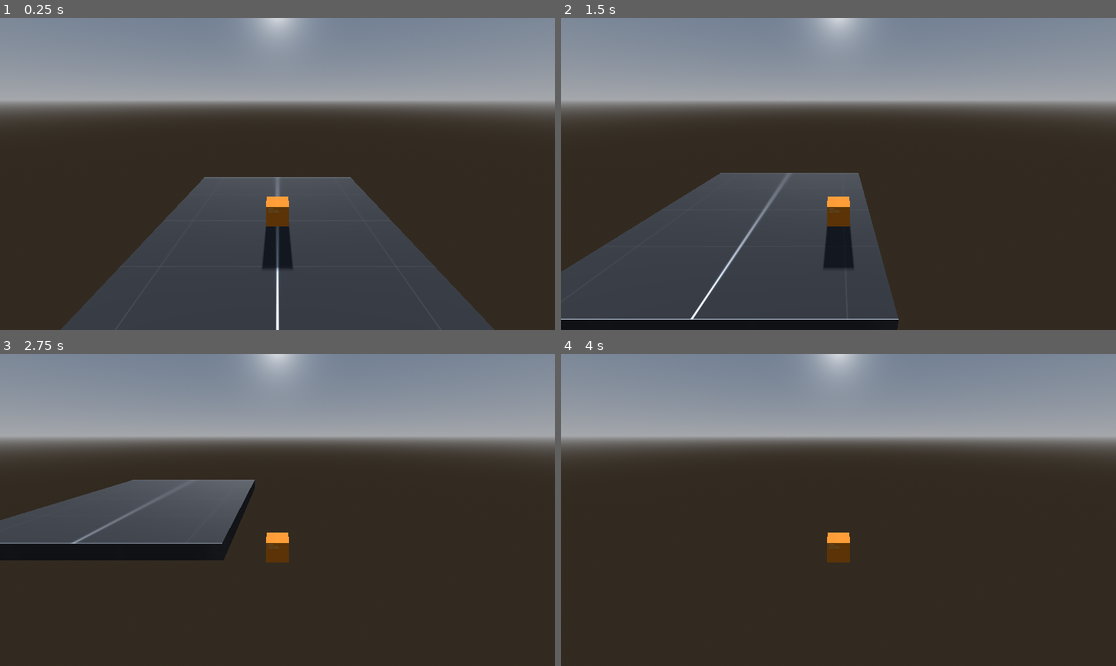
Above: before the commit, frames 1-4 (two rows, left to right).
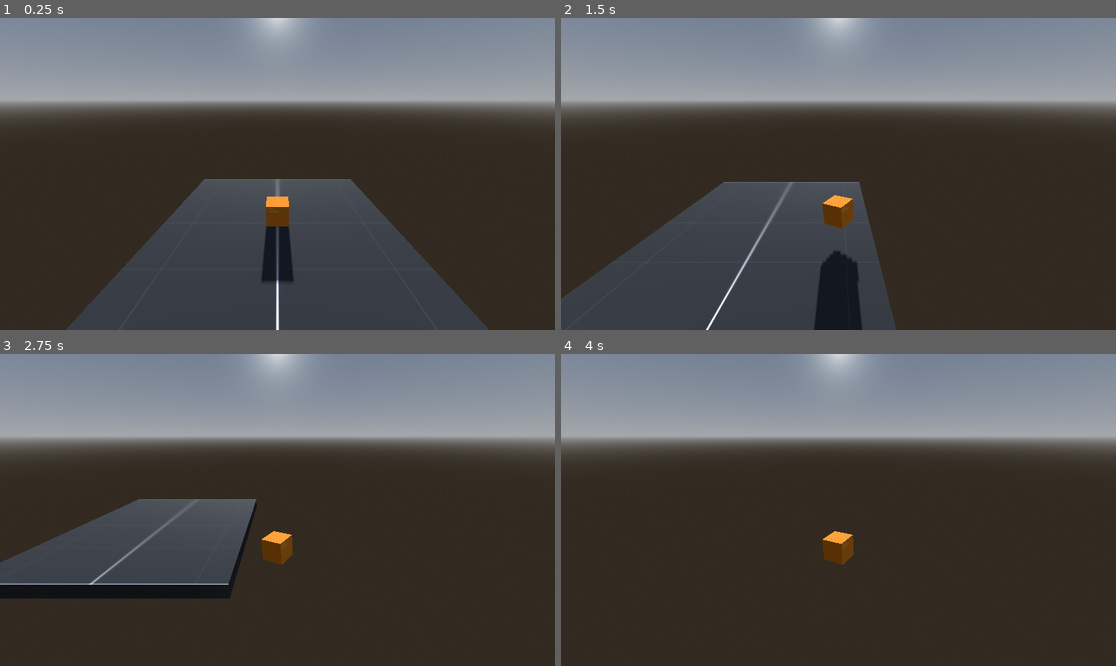
Above: after the commit, the same moments.

Repository: anqilique/2024-GameDev-Internal-Public
Game: Godot game, scene res://scenes/main.tscn
The game is run twice, just before and just after one commit, with the same random seed, the same clock (stepped at 60 frames per second) and the same inputs.
Inputs (mouse positions are in pixels of both pictures, inside the frame that each line leads up to):
- Up to frame 1 (0.25 s): no input
- Up to frame 2 (1.5 s): tap Enter (ui_accept) at 0.5, 0.6, 0.77, 1.07, 1.35 s; move the mouse to (960, 158) at 0.52 s; hold Right (ui_right) 0.53-1.28 s; move the mouse to (727, 189) at 1.27 s; hold Down (ui_down) from 1.28 s (still down)
- Up to frame 3 (2.75 s): tap Enter (ui_accept) at 1.52, 1.82, 2.1 s; move the mouse to (333, 441) at 2.02 s; release Down (ui_down) at 2.03 s; hold Right (ui_right) from 2.03 s (still down)
- Up to frame 4 (4 s): move the mouse to (810, 572) at 2.77 s; release Right (ui_right) at 2.78 s; hold Up (ui_up) 2.78-3.53 s; tap Enter (ui_accept) at 2.85, 3.02, 3.32, 3.6, 3.77 s; move the mouse to (1005, 556) at 3.52 s; hold Left (ui_left) from 3.53 s (still down)

The runs differ from the first frame. In frame 1, 1.0% of the frame differs, in the area x 10-90%, y 51-100%; in frame 2, 7.0%; in frame 3, 12%, in the area x 0-53%, y 40-79%; in frame 4, 0.2%.

Commit message:
Look at Mouse and State Machine
Fixed up the code to make player look at the mouse. Created the state machine, new states for idle and movement.

Diff:
--- a/project.godot
+++ b/project.godot
@@ -15,3 +15,39 @@
 run/main_scene="res://scenes/main.tscn"
 config/features=PackedStringArray("4.2", "Forward Plus")
 config/icon="res://icon.svg"
+
+[input]
+
+ui_left={
+"deadzone": 0.5,
+"events": [Object(InputEventKey,"resource_local_to_scene":false,"resource_name":"","device":0,"window_id":0,"alt_pressed":false,"shift_pressed":false,"ctrl_pressed":false,"meta_pressed":false,"pressed":false,"keycode":4194319,"physical_keycode":0,"key_label":0,"unicode":0,"echo":false,"script":null)
+, Object(InputEventJoypadButton,"resource_local_to_scene":false,"resource_name":"","device":0,"button_index":13,"pressure":0.0,"pressed":false,"script":null)
+, Object(InputEventJoypadMotion,"resource_local_to_scene":false,"resource_name":"","device":0,"axis":0,"axis_value":-1.0,"script":null)
+, Object(InputEventKey,"resource_local_to_scene":false,"resource_name":"","device":-1,"window_id":0,"alt_pressed":false,"shift_pressed":false,"ctrl_pressed":false,"meta_pressed":false,"pressed":false,"keycode":0,"physical_keycode":65,"key_label":0,"unicode":97,"echo":false,"script":null)
+]
+}
+ui_right={
+"deadzone": 0.5,
+"events": [Object(InputEventKey,"resource_local_to_scene":false,"resource_name":"","device":0,"window_id":0,"alt_pressed":false,"shift_pressed":false,"ctrl_pressed":false,"meta_pressed":false,"pressed":false,"keycode":4194321,"physical_keycode":0,"key_label":0,"unicode":0,"echo":false,"script":null)
+, Object(InputEventJoypadButton,"resource_local_to_scene":false,"resource_name":"","device":0,"button_index":14,"pressure":0.0,"pressed":false,"script":null)
+, Object(InputEventJoypadMotion,"resource_local_to_scene":false,"resource_name":"","device":0,"axis":0,"axis_value":1.0,"script":null)
+, Object(InputEventKey,"resource_local_to_scene":false,"resource_name":"","device":-1,"window_id":0,"alt_pressed":false,"shift_pressed":false,"ctrl_pressed":false,"meta_pressed":false,"pressed":false,"keycode":0,"physical_keycode":4194321,"key_label":0,"unicode":0,"echo":false,"script":null)
+, Object(InputEventKey,"resource_local_to_scene":false,"resource_name":"","device":-1,"window_id":0,"alt_pressed":false,"shift_pressed":false,"ctrl_pressed":false,"meta_pressed":false,"pressed":false,"keycode":0,"physical_keycode":68,"key_label":0,"unicode":100,"echo":false,"script":null)
+]
+}
+ui_up={
+"deadzone": 0.5,
+"events": [Object(InputEventKey,"resource_local_to_scene":false,"resource_name":"","device":0,"window_id":0,"alt_pressed":false,"shift_pressed":false,"ctrl_pressed":false,"meta_pressed":false,"pressed":false,"keycode":4194320,"physical_keycode":0,"key_label":0,"unicode":0,"echo":false,"script":null)
+, Object(InputEventJoypadButton,"resource_local_to_scene":false,"resource_name":"","device":0,"button_index":11,"pressure":0.0,"pressed":false,"script":null)
+, Object(InputEventJoypadMotion,"resource_local_to_scene":false,"resource_name":"","device":0,"axis":1,"axis_value":-1.0,"script":null)
+, Object(InputEventKey,"resource_local_to_scene":false,"resource_name":"","device":-1,"window_id":0,"alt_pressed":false,"shift_pressed":false,"ctrl_pressed":false,"meta_pressed":false,"pressed":false,"keycode":0,"physical_keycode":87,"key_label":0,"unicode":119,"echo":false,"script":null)
+]
+}
+ui_down={
+"deadzone": 0.5,
+"events": [Object(InputEventKey,"resource_local_to_scene":false,"resource_name":"","device":0,"window_id":0,"alt_pressed":false,"shift_pressed":false,"ctrl_pressed":false,"meta_pressed":false,"pressed":false,"keycode":4194322,"physical_keycode":0,"key_label":0,"unicode":0,"echo":false,"script":null)
+, Object(InputEventJoypadButton,"resource_local_to_scene":false,"resource_name":"","device":0,"button_index":12,"pressure":0.0,"pressed":false,"script":null)
+, Object(InputEventJoypadMotion,"resource_local_to_scene":false,"resource_name":"","device":0,"axis":1,"axis_value":1.0,"script":null)
+, Object(InputEventKey,"resource_local_to_scene":false,"resource_name":"","device":-1,"window_id":0,"alt_pressed":false,"shift_pressed":false,"ctrl_pressed":false,"meta_pressed":false,"pressed":false,"keycode":0,"physical_keycode":83,"key_label":0,"unicode":115,"echo":false,"script":null)
+]
+}
--- a/scenes/player.tscn
+++ b/scenes/player.tscn
@@ -1,7 +1,10 @@
-[gd_scene load_steps=7 format=3 uid="uid://g4cgcehjl82k"]
+[gd_scene load_steps=10 format=3 uid="uid://g4cgcehjl82k"]
 
 [ext_resource type="Script" path="res://scripts/player.gd" id="1_qmg1m"]
 [ext_resource type="Texture2D" uid="uid://dnd3msk8mq2b4" path="res://assets/textures/orange.png" id="2_6ph0j"]
+[ext_resource type="Script" path="res://scripts/state_machine.gd" id="3_ebo6e"]
+[ext_resource type="Script" path="res://scripts/states/player_idle.gd" id="4_bgiyy"]
+[ext_resource type="Script" path="res://scripts/states/player_move.gd" id="5_87axk"]
 
 [sub_resource type="BoxMesh" id="BoxMesh_i1ih4"]
 
@@ -12,7 +15,7 @@
 
 [sub_resource type="BoxShape3D" id="BoxShape3D_x5aay"]
 
-[node name="Player" type="CharacterBody3D"]
+[node name="Player" type="CharacterBody3D" groups=["Player"]]
 script = ExtResource("1_qmg1m")
 
 [node name="Rig" type="Node3D" parent="."]
@@ -22,7 +25,7 @@
 material = SubResource("StandardMaterial3D_q0ik5")
 
 [node name="FrontIndicatorMesh" type="CSGMesh3D" parent="Rig"]
-transform = Transform3D(0.367728, 0, 0, 0, 0.224498, 0, 0, 0, 0.210745, 0, 0.168716, -0.537692)
+transform = Transform3D(0.367728, 0, 0, 0, 0.224498, 0, 0, 0, 0.210745, 0, 0.2, -0.538)
 mesh = SubResource("BoxMesh_btonr")
 
 [node name="CollisionShape3D" type="CollisionShape3D" parent="."]
@@ -32,3 +35,13 @@
 transform = Transform3D(1, 0, 0, 0, 0.939693, 0.34202, 0, -0.34202, 0.939693, -4.34436e-07, 4.76806, 8.14876)
 current = true
 far = 100.0
+
+[node name="StateMachine" type="Node" parent="." node_paths=PackedStringArray("initial_state")]
+script = ExtResource("3_ebo6e")
+initial_state = NodePath("PlayerIdle")
+
+[node name="PlayerIdle" type="Node" parent="StateMachine"]
+script = ExtResource("4_bgiyy")
+
+[node name="PlayerMove" type="Node" parent="StateMachine"]
+script = ExtResource("5_87axk")
--- a/scripts/player.gd
+++ b/scripts/player.gd
@@ -1,11 +1,4 @@
 extends CharacterBody3D
-
-
-const SPEED = 5.0
-const JUMP_VELOCITY = 4.5
-
-# Get the gravity from the project settings to be synced with RigidBody nodes.
-var gravity = ProjectSettings.get_setting("physics/3d/default_gravity")
 
 @onready var camera = $Camera3D
 var ray_origin = Vector3()
@@ -13,50 +6,27 @@
 
 
 func _physics_process(delta):
-	#"""
-	#Handle the Direction Player Looks
-	#"""
-	## Get the current physics state.
-	#var space_state = get_world_3d().direct_space_state
-	#
-	## Get the current mouse position in the viewport.
-	#var mouse_position = get_viewport().get_mouse_position()
-	#
-	## Set the origin of the ray.
-	#ray_origin = camera.project_ray_origin(mouse_position)
-	#
-	## Set the end point of the ray.
-	#ray_end = ray_origin + camera.project_ray_normal(mouse_position) * 2000
-	#
-	## Set the intersection
-	#var query = PhysicsRayQueryParameters3D.create(ray_origin, ray_end)
-	#var intersection = space_state.intersect_ray(query)
-	#
-	#if not intersection.is_empty():
-		#var pos = intersection.position
-		#$Rig.look_at(Vector3(pos.x, pos.y, pos.z), Vector3(0, 1, 0))
+	handle_look_direction()
 
-	"""
-	Handle the Player's Movement
-	"""
+func handle_look_direction():
+	# Get the current physics state.
+	var space_state = get_world_3d().direct_space_state
 
-	# Add the gravity.
-	if not is_on_floor():
-		velocity.y -= gravity * delta
+	# Get the current mouse position in the viewport.
+	var mouse_position = get_viewport().get_mouse_position()
 
-	# Handle jump.
-	if Input.is_action_just_pressed("ui_accept") and is_on_floor():
-		velocity.y = JUMP_VELOCITY
+	# Set the origin of the ray.
+	ray_origin = camera.project_ray_origin(mouse_position)
 
-	# Get the input direction and handle the movement/deceleration.
-	# As good practice, you should replace UI actions with custom gameplay actions.
-	var input_dir = Input.get_vector("ui_left", "ui_right", "ui_up", "ui_down")
-	var direction = (transform.basis * Vector3(input_dir.x, 0, input_dir.y)).normalized()
-	if direction:
-		velocity.x = direction.x * SPEED
-		velocity.z = direction.z * SPEED
-	else:
-		velocity.x = move_toward(velocity.x, 0, SPEED)
-		velocity.z = move_toward(velocity.z, 0, SPEED)
+	# Set the end point of the ray.
+	ray_end = ray_origin + camera.project_ray_normal(mouse_position) * 2000
 
-	move_and_slide()
+	# Set the intersection
+	var query = PhysicsRayQueryParameters3D.create(ray_origin, ray_end)
+	var intersection = space_state.intersect_ray(query)
+
+	if not intersection.is_empty():
+		var pos = intersection.position
+		var look_at_y = clamp($Rig.position.y, $Rig.position.y + 0.25, $Rig.position.y + 0.1)
+		var look_at_pt = Vector3(pos.x, look_at_y + 0.25, pos.z)
+		$Rig.look_at(look_at_pt, Vector3.UP)
--- /dev/null
+++ b/scripts/state_base.gd
@@ -0,0 +1,14 @@
+extends Node
+class_name State
+
+func enter():
+	pass
+
+func exit():
+	pass
+
+func update(delta):
+	pass
+
+func physics_update(delta):
+	pass
--- /dev/null
+++ b/scripts/state_machine.gd
@@ -0,0 +1,37 @@
+extends Node
+
+@export var initial_state : State
+
+var current_state : State
+var states = {}
+
+func _ready():
+	for child in get_children():
+		if child is State:
+			states[child.name.to_lower()] = child
+
+	if initial_state and current_state != initial_state:
+		initial_state.enter()
+		current_state = initial_state
+
+func _process(delta):
+	if current_state:
+		current_state.update(delta)
+
+func _physics_process(delta):
+	if current_state:
+		current_state.physics_update(delta)
+
+func on_child_transition(state, new_state_name):
+	if state != current_state:
+		return
+
+	var new_state = states.get(new_state_name.to_lower())
+	if not new_state:
+		return
+
+	if current_state:
+		current_state.exit()
+
+	new_state.enter()
+	current_state = new_state
--- /dev/null
+++ b/scripts/states/player_idle.gd
@@ -0,0 +1,19 @@
+extends State
+class_name PlayerIdle
+
+var player
+
+func _ready():
+	player = get_tree().get_first_node_in_group("Player")
+
+func enter():
+	print("Player is idling!")
+
+func update(delta):
+	if (
+		Input.is_action_just_pressed("ui_left") or
+		Input.is_action_just_pressed("ui_right") or
+		Input.is_action_just_pressed("ui_up") or
+		Input.is_action_just_pressed("ui_down")
+	):
+		get_parent().on_child_transition(self, "PlayerMove")
--- /dev/null
+++ b/scripts/states/player_move.gd
@@ -0,0 +1,46 @@
+extends State
+class_name PlayerMove
+
+const SPEED = 5.0
+const JUMP_VELOCITY = 4.5
+
+# Get the gravity from the project settings to be synced with RigidBody nodes.
+var gravity = ProjectSettings.get_setting("physics/3d/default_gravity")
+var player
+
+func enter():
+	player = get_tree().get_first_node_in_group("Player")
+	print("Player movement enabled!")
+
+
+func exit():
+	pass
+
+func update(delta):
+	pass
+
+func physics_update(delta):
+	# Add the gravity.
+	if not player.is_on_floor():
+		player.velocity.y -= gravity * delta
+
+	# Handle jump.
+	if Input.is_action_just_pressed("ui_accept") and player.is_on_floor():
+		player.velocity.y = JUMP_VELOCITY
+
+	# Get the input direction and handle the movement/deceleration.
+	# As good practice, you should replace UI actions with custom gameplay actions.
+	var input_dir = Input.get_vector("ui_left", "ui_right", "ui_up", "ui_down")
+	var direction = (player.transform.basis * Vector3(input_dir.x, 0, input_dir.y)).normalized()
+
+	if direction:
+		player.velocity.x = direction.x * SPEED
+		player.velocity.z = direction.z * SPEED
+	else:
+		player.velocity.x = move_toward(player.velocity.x, 0, SPEED)
+		player.velocity.z = move_toward(player.velocity.z, 0, SPEED)
+
+	if direction == Vector3(0, 0, 0):
+		get_parent().on_child_transition(self, "PlayerIdle")
+
+	player.move_and_slide()
